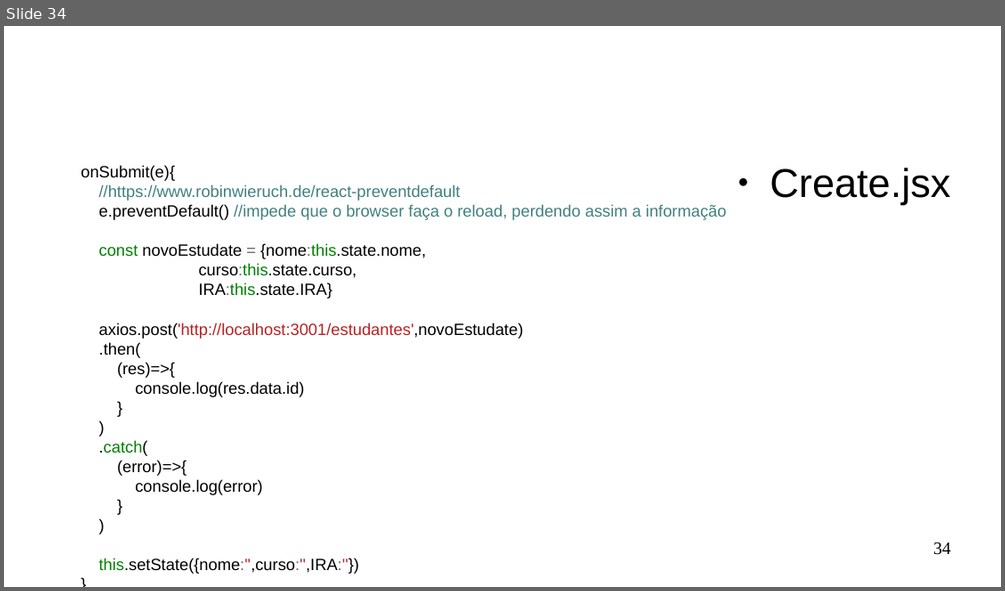
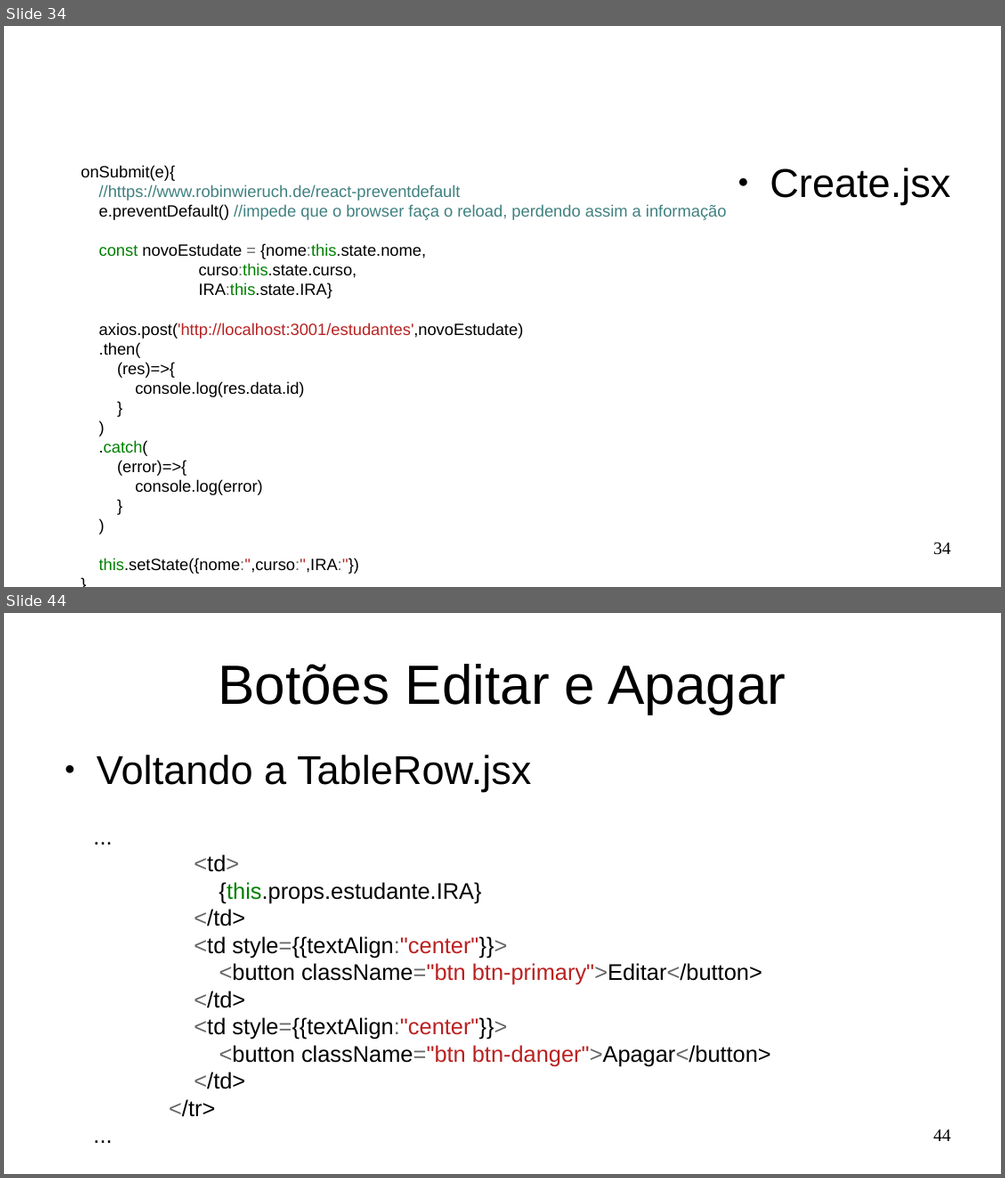
Before and after one commit to Marques-Dev/WEB_2020-1, a slide deck: SLIDES/aula03.odp. Shown one above the other, each under a label of ours: slide 34 before the commit, slides 34 and 44 after it; the slides between them are not shown. The pictures are 1005x591 and 1005x1178 pixels, drawn with LibreOffice and Linux fonts; fonts in the diff are those of the drawing. Boxes give left, top, right and bottom in pixels: in the first picture for what was removed or moved away, otherwise in the second. Text is boxed around its words. In the diff, an @@ line names an element or a change of style, - is before the commit and + after.

Commit message:
edit estudante

```diff
--- a/SLIDES/aula03.odp
+++ b/SLIDES/aula03.odp
@@ slide 44 added at [4, 613, 1001, 1174], background #FFFFFF @@
@@ title added at [218, 664, 785, 714], 44 pt, text #000000 @@
+Botões Editar e Apagar
@@ text added at [97, 755, 531, 792], 32 pt, text #000000 @@
+● Voltando a TableRow.jsx
@@ text added at [169, 854, 771, 1117], 18 pt, text #000000 @@
+...
+<td>
+{this.props.estudante.IRA}
+</td>
+<td style={{textAlign:"center"}}>
+<button className="btn btn-primary">Editar</button>
+</td>
+<td style={{textAlign:"center"}}>
+<button className="btn btn-danger">Apagar</button>
+</td>
+</tr>
+...
@@ page number added at [933, 1129, 951, 1141], 14 pt, text #000000 @@
+44
```
Also in this commit, not shown: 1 slide changed, 15 other slides added, 6 slides removed, 7 other files.
